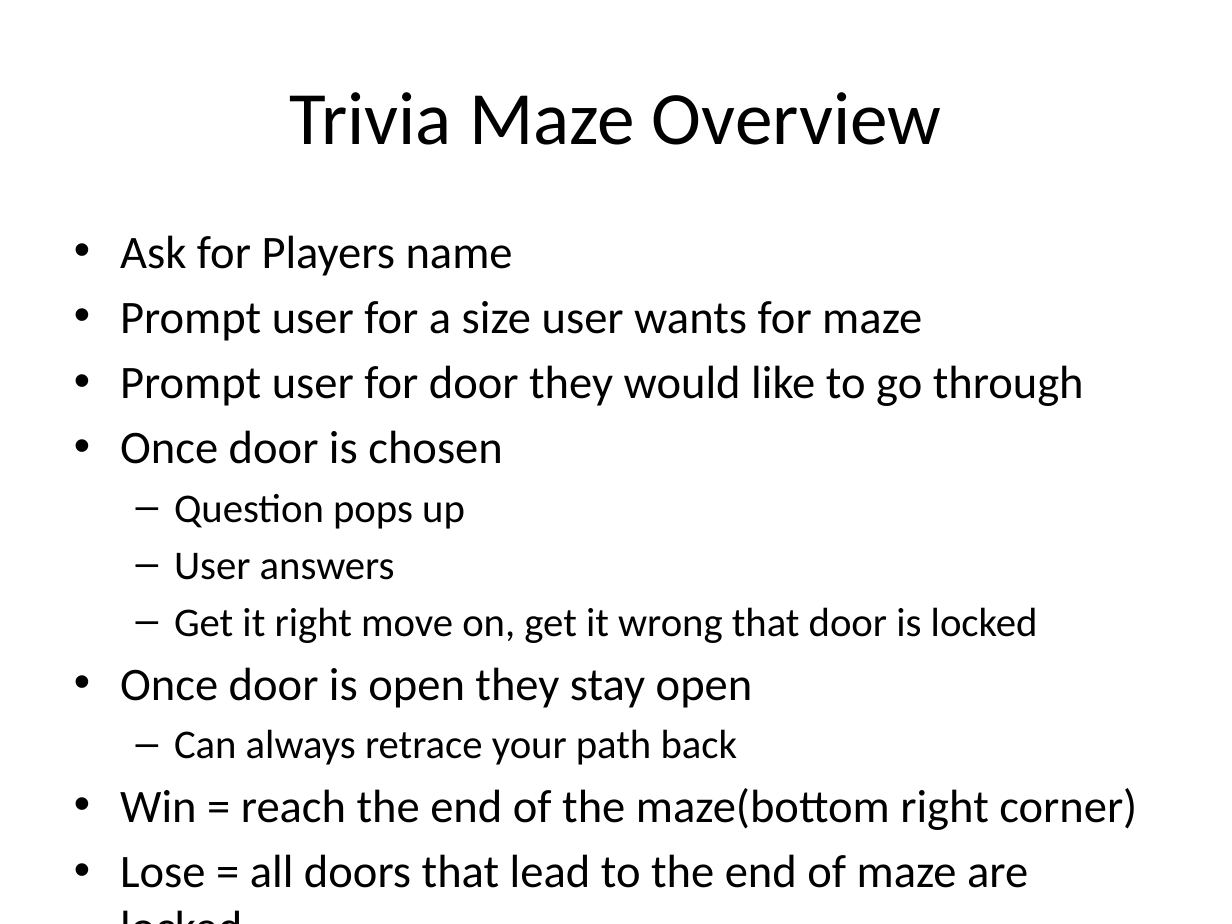
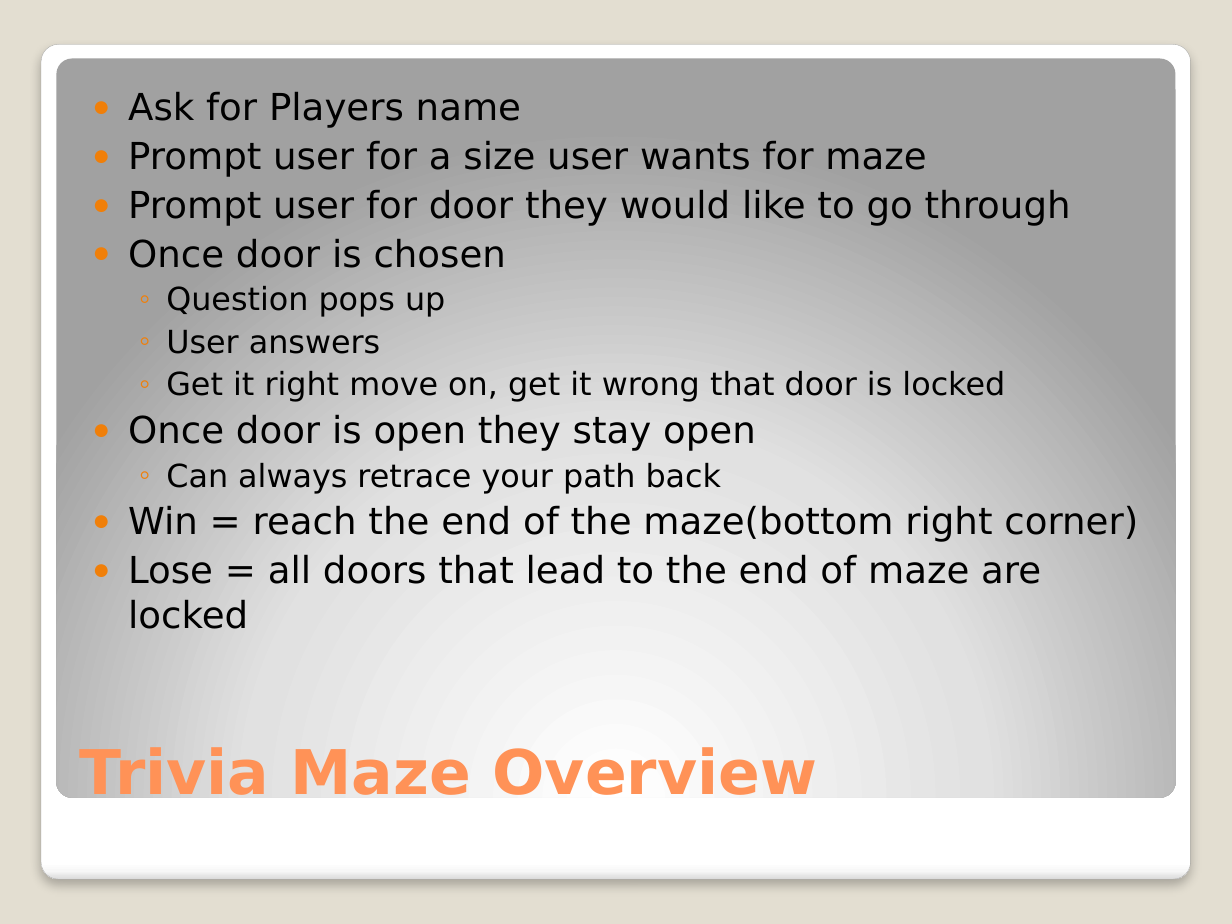
Before and after one commit to sarahbearmh/cscd350, a slide deck: slide 2 of TriviaMazePresentation.pptx. Drawn at 1232x924 pixels with LibreOffice and Linux fonts; fonts in the diff are those of the drawing. Boxes give left, top, right and bottom in pixels: in the first picture for what was removed or moved away, otherwise in the second. Text is boxed around its words. In the diff, an @@ line names an element or a change of style, - is before the commit and + after.

```diff
--- a/TriviaMazePresentation.pptx
+++ b/TriviaMazePresentation.pptx
@@ background #FFFFFF to #E3DED1 @@
@@ rounded rectangle added at box(41, 44, 1190, 880), fill gradient #FFFFFF to #F7F7F7 to #DADADA, outline #A4A4A4 0.16 pt @@
@@ rounded rectangle added at box(57, 58, 1175, 797), fill gradient #FFFFFF to #E1E1E1 to #A2A2A2 @@
@@ text "Ask for Players name": place and size @@
-text "Ask for Players name" at box(120, 235, 1137, 888)
+text "Ask for Players name" at box(128, 92, 1138, 629)
@@ text "Ask for Players name" at box(128, 92, 1138, 629): size 27.2 to 21.7 pt in "Ask for Players name", "Prompt user for a size user wants ...", "Prompt user for door they would like ...", "Once door is chosen" and 3 more places; font Calibri to DejaVu Sans; size 23.8 to 18.6 pt in "Question pops up", "User answers", "Get it right move on, get it ...", "Can always retrace your path back"; bullet • to ●; less space between paragraphs; bullet – to ◦ @@
@@ title "Trivia Maze Overview": place and size @@
-title "Trivia Maze Overview" at box(289, 92, 942, 145)
+title "Trivia Maze Overview" at box(80, 747, 817, 808)
@@ title "Trivia Maze Overview" at box(80, 747, 817, 808): size 44 to 36 pt, font Calibri to DejaVu Sans, text colour #000000 to #FF9258, bold on; alignment centre to left; vertical alignment middle to bottom @@
```
Also in this commit, not shown: 2 other slides changed, 2 slides added, 2 slides removed.
